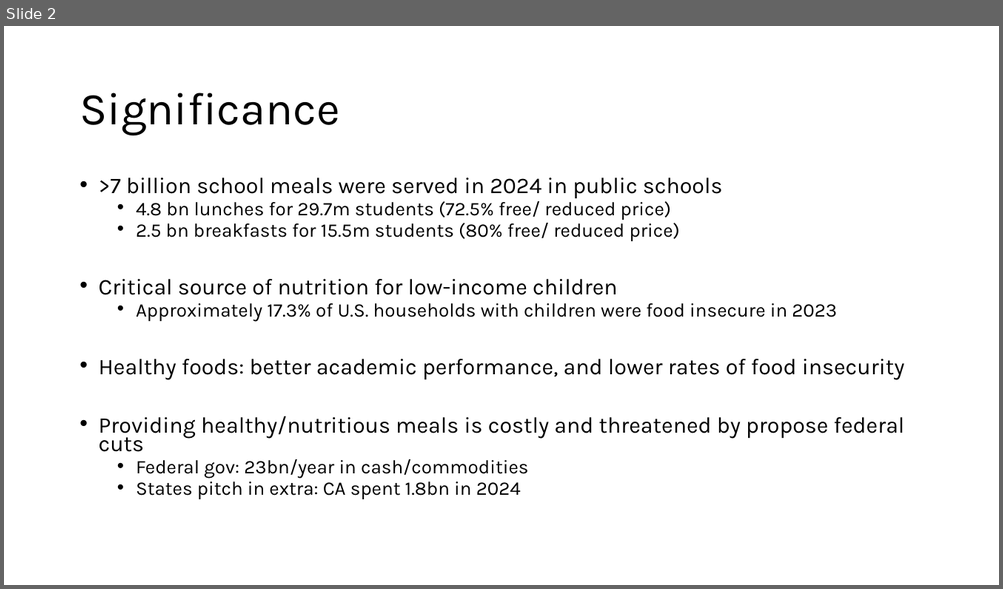
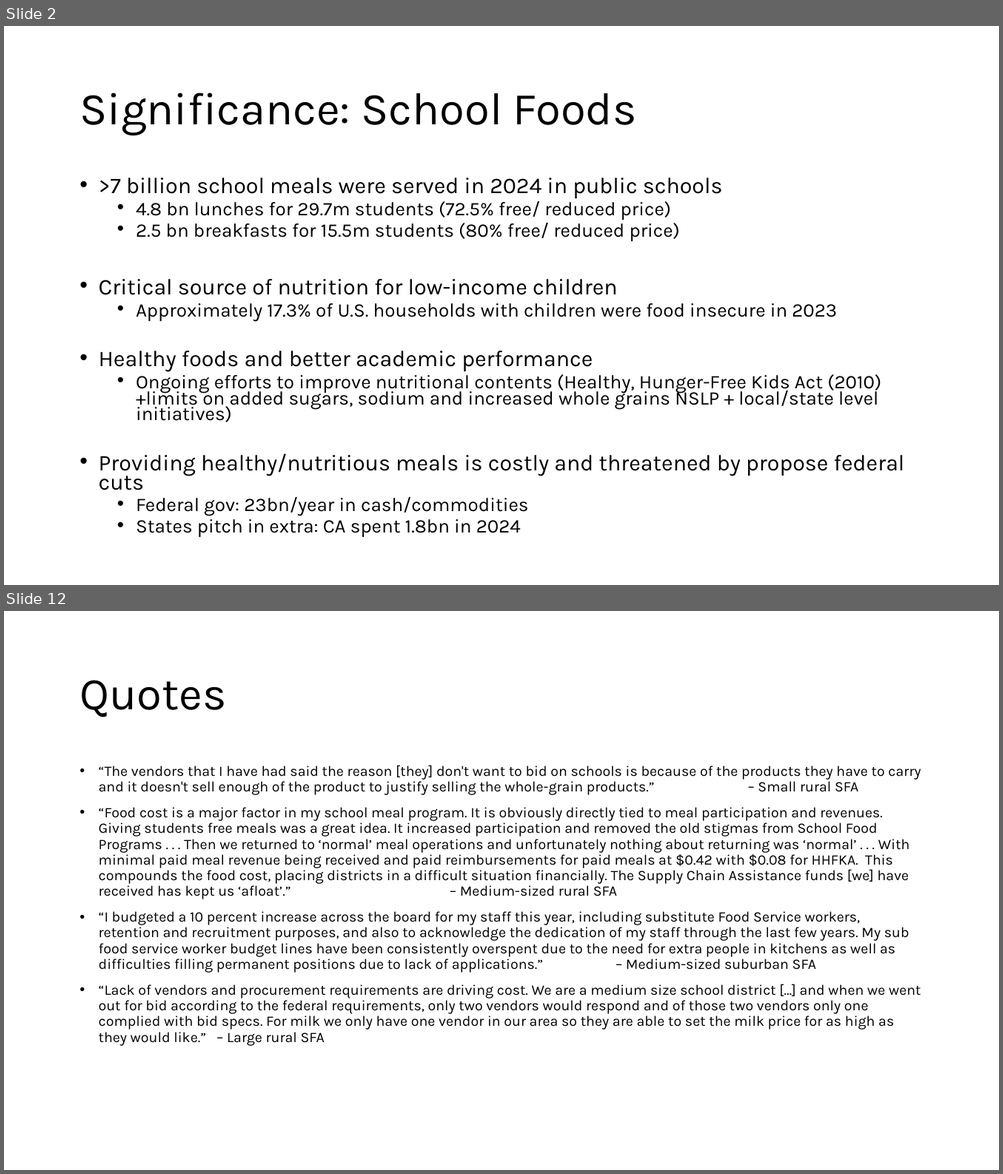
Before and after one commit to darionphan/obesitydata, a slide deck: Slides/SFP.pptx. Shown one above the other, each under a label of ours: slide 2 before the commit, slides 2 and 12 after it; the slides between them are not shown. The pictures are 1003x589 and 1003x1174 pixels, drawn with LibreOffice and Linux fonts; fonts in the diff are those of the drawing. Boxes give left, top, right and bottom in pixels: in the first picture for what was removed or moved away, otherwise in the second. Text is boxed around its words. In the diff, an @@ line names an element or a change of style, - is before the commit and + after.

```diff
--- a/Slides/SFP.pptx
+++ b/Slides/SFP.pptx
@@ slide 12 added at (4, 611, 999, 1170), background #FFFFFF @@
@@ title added at (79, 680, 226, 718), 44 pt, text #000000 @@
+Quotes
@@ text added at (99, 765, 921, 1046), 14 pt, text #000000 @@
+• “The vendors that I have had said the reason [they] don't want to bid on schools is because of the products they have to carry and it doesn't sell enough of the product to justify selling the whole-grain products.” – Small rural SFA
+• “Food cost is a major factor in my school meal program. It is obviously directly tied to meal participation and revenues. Giving students free meals was a great idea. It increased participation and removed the old stigmas from School Food Programs . . . Then we returned to ‘normal’ meal operations and unfortunately nothing about returning was ‘normal’ . . . With minimal paid meal revenue being received and paid reimbursements for paid meals at $0.42 with $0.08 for HHFKA. This compounds the food cost, placing districts in a difficult situation financially. The Supply Chain Assistance funds [we] have received has kept us ‘afloat’.” – Medium-sized rural SFA
+• “I budgeted a 10 percent increase across the board for my staff this year, including substitute Food Service workers, retention and recruitment purposes, and also to acknowledge the dedication of my staff through the last few years. My sub food service worker budget lines have been consistently overspent due to the need for extra people in kitchens as well as difficulties filling permanent positions due to lack of applications.” – Medium-sized suburban SFA
+• “Lack of vendors and procurement requirements are driving cost. We are a medium size school district […] and when we went out for bid according to the federal requirements, only two vendors would respond and of those two vendors only one complied with bid specs. For milk we only have one vendor in our area so they are able to set the milk price for as high as they would like.” – Large rural SFA
@@ slide 2 changed as well @@
@@ title at (79, 93, 637, 136): text changed @@
-Significance
+Significance: School Foods
@@ text at (99, 351, 881, 423): text changed; size 21.7 to 18.6 pt @@
-• Healthy foods: better academic performance, and lower rates of food insecurity
+• Healthy foods and better academic performance
+  • Ongoing efforts to improve nutritional contents (Healthy, Hunger-Free Kids Act (2010) +limits on added sugars, sodium and increased whole grains NSLP + local/state level initiatives)
```
Also in this commit, not shown: 2 other slides changed, 11 other slides added.
